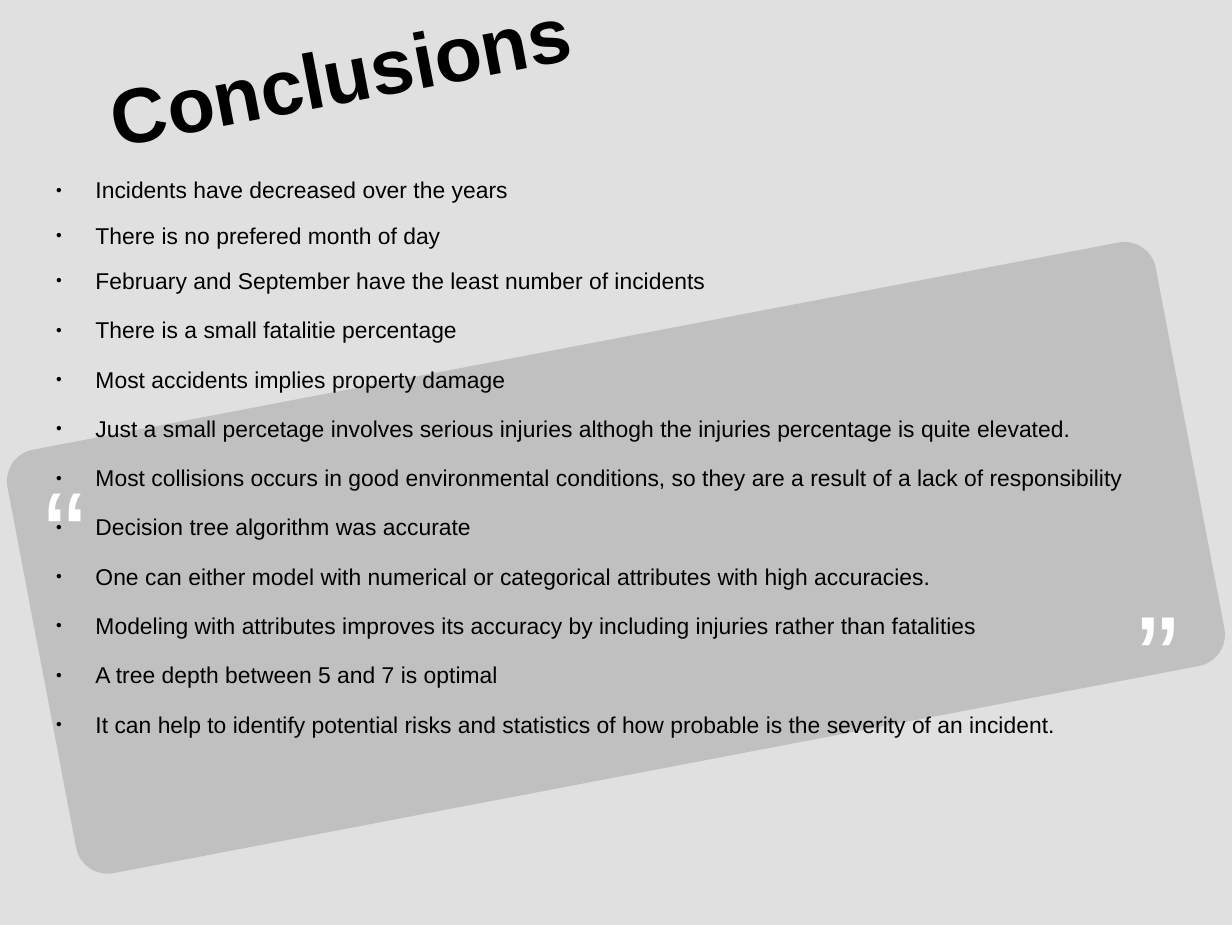
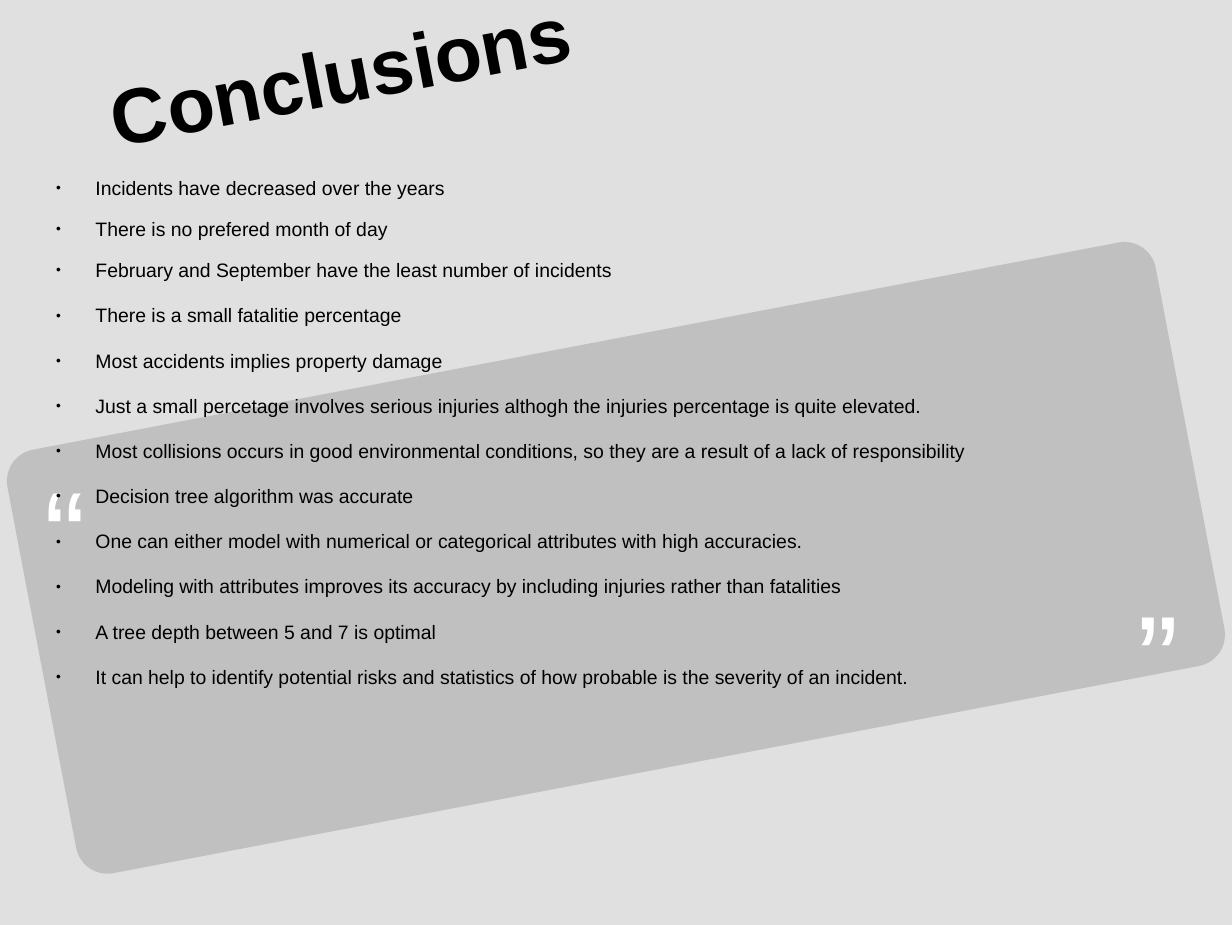
Before and after one commit to jsalvaradog/Coursera_Capstone, a slide deck: slide 14 of Presentation.ppsx. Drawn at 1232x925 pixels with LibreOffice and Linux fonts; fonts in the diff are those of the drawing. Boxes give left, top, right and bottom in pixels: in the first picture for what was removed or moved away, otherwise in the second. Text is boxed around its words. In the diff, an @@ line names an element or a change of style, - is before the commit and + after.

```diff
--- a/Presentation.ppsx
+++ b/Presentation.ppsx
@@ text "Incidents have decreased over the ..." at box(95, 181, 965, 688): size 14.7 to 12.5 pt @@
```
Also in this commit, not shown: 1 other file.
